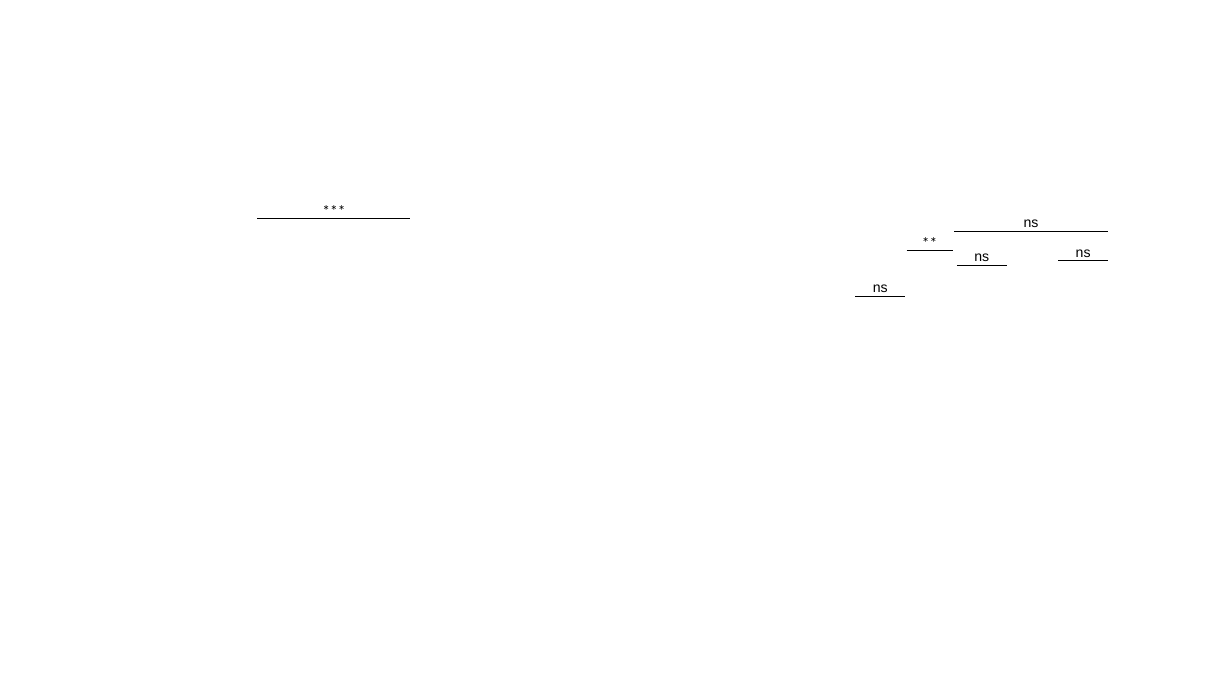
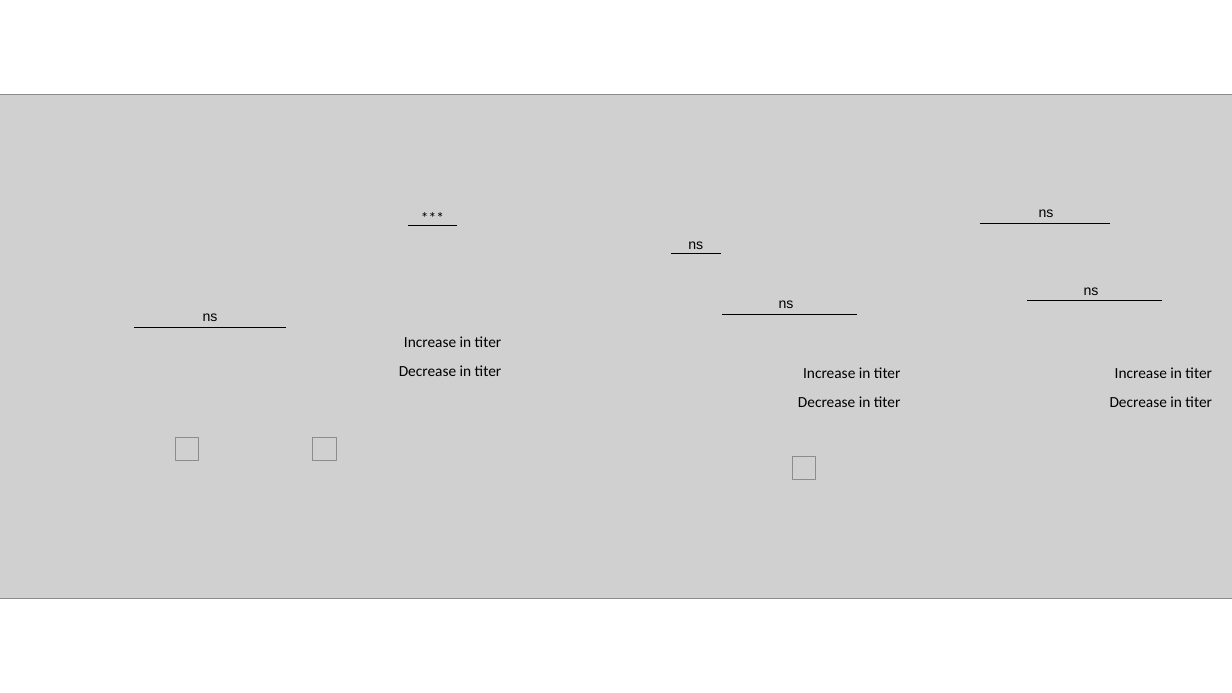
Before and after one commit to bisesi/Host-Ecology-and-Host-Range, a slide deck: slide 2 of figures/poster-figs/experimental-fig.pptx. Drawn at 1232x693 pixels with LibreOffice and Linux fonts; fonts in the diff are those of the drawing; grey boxes stand for pictures; background and template pictures are left out. Boxes give left, top, right and bottom in pixels: in the first picture for what was removed or moved away, otherwise in the second. Text is boxed around its words. In the diff, an @@ line names an element or a change of style, - is before the commit and + after.

```diff
--- a/figures/poster-figs/experimental-fig.pptx
+++ b/figures/poster-figs/experimental-fig.pptx
@@ text "***": place and size @@
-text "***" at bbox=[284, 196, 385, 224]
+text "***" at bbox=[382, 203, 483, 231]
@@ text "ns": place and size @@
-text "ns" at bbox=[1024, 219, 1039, 227]
+text "ns" at bbox=[1039, 209, 1054, 217]
@@ line moved from (257, 218) - (410, 218) to (408, 226) - (457, 226) @@
@@ text "ns": place and size @@
-text "ns" at bbox=[974, 253, 989, 261]
+text "ns" at bbox=[688, 241, 703, 249]
@@ text removed at bbox=[913, 228, 947, 256] @@
-**
@@ line moved from (955, 231) - (1108, 231) to (980, 224) - (1110, 224) @@
@@ line moved from (907, 250) - (953, 250) to (671, 253) - (721, 253) @@
@@ line removed from (958, 265) to (1007, 265) @@
@@ text "ns": place and size @@
-text "ns" at bbox=[873, 284, 888, 292]
+text "ns" at bbox=[779, 300, 794, 308]
@@ text "ns": place and size @@
-text "ns" at bbox=[1076, 249, 1091, 257]
+text "ns" at bbox=[1084, 287, 1099, 295]
@@ line moved from (856, 297) - (906, 297) to (722, 314) - (858, 314) @@
@@ line moved from (1058, 261) - (1108, 261) to (1028, 301) - (1163, 301) @@
@@ group added at bbox=[0, 94, 1232, 599]: 7 texts, 4 pictures, 1 line @@
+Increase in titer
+Decrease in titer
+Increase in titer
+Decrease in titer
+Increase in titer
+Decrease in titer
+ns
```
Also in this commit, not shown: 1 slide added, 1 slide removed, 55 other files.
